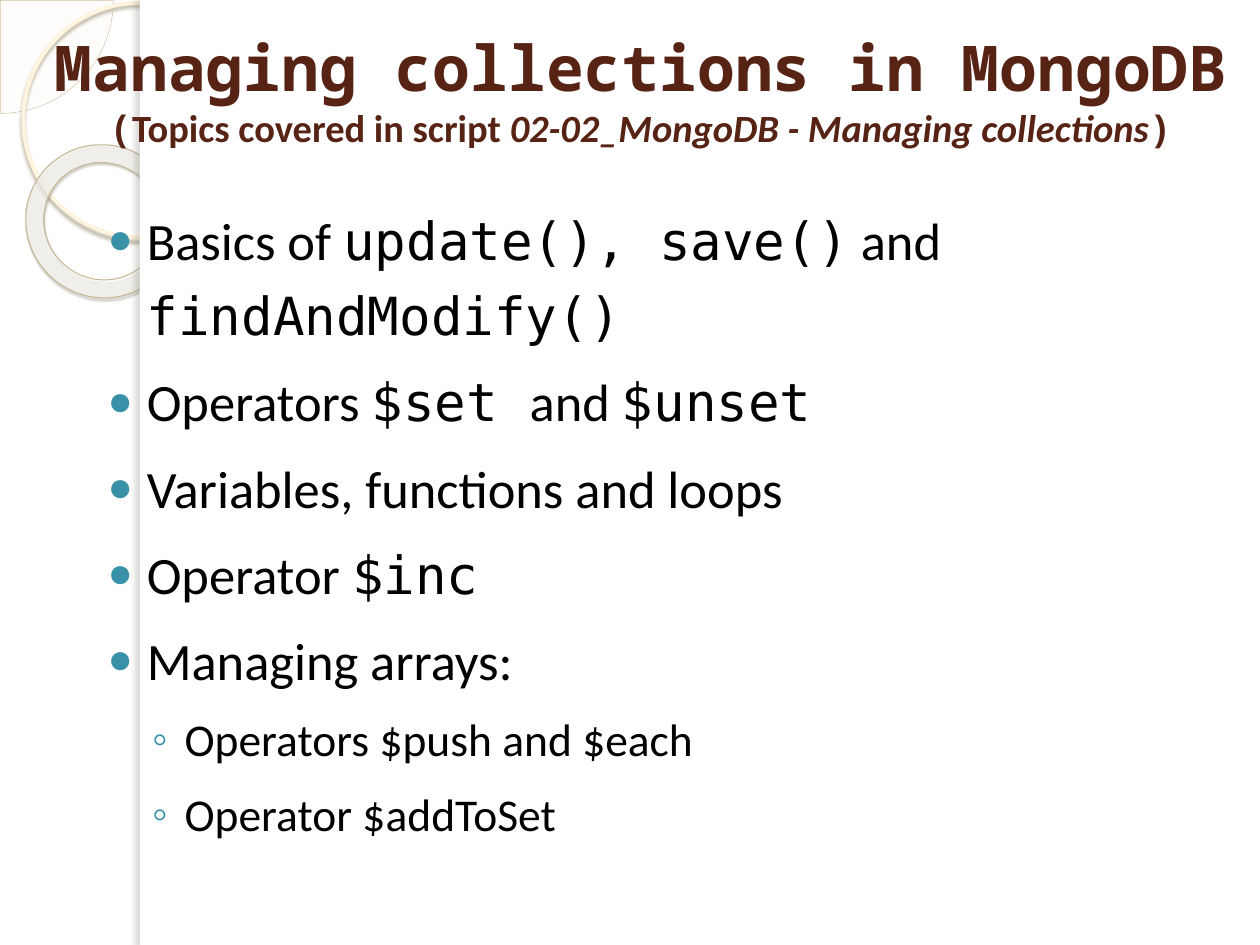
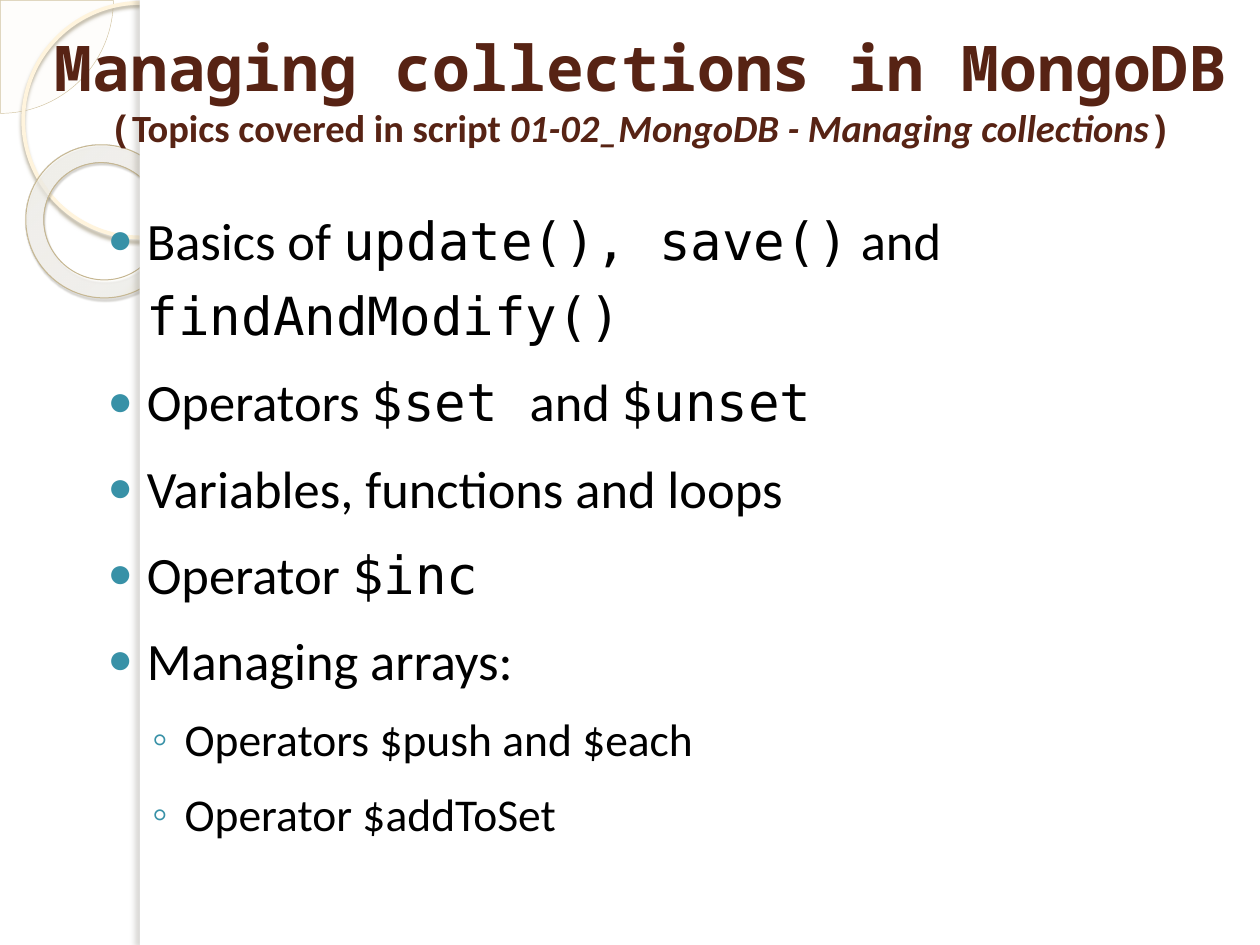
Before and after one commit to marinfotache/Polyglot-Persistence-and-Big-Data, a slide deck: slide 15 of 01 Document Databases. MongoDB/01 Document_DB__MongoDB.pptx. Drawn at 1260x945 pixels with LibreOffice and Linux fonts; fonts in the diff are those of the drawing; background and template pictures are left out. Boxes give left, top, right and bottom in pixels: in the first picture for what was removed or moved away, otherwise in the second. Text is boxed around its words. In the diff, an @@ line names an element or a change of style, - is before the commit and + after.

```diff
--- a/01 Document Databases. MongoDB/01 Document_DB__MongoDB.pptx
+++ b/01 Document Databases. MongoDB/01 Document_DB__MongoDB.pptx
@@ title at (55,32,1227,152): text changed @@
-Managing collections in MongoDB
-(Topics covered in script 02-02_MongoDB - Managing collections)
+Managing collections in MongoDB
+(Topics covered in script 01-02_MongoDB - Managing collections)
```
Also in this commit, not shown: 6 other slides changed, 1 slide added, 2 other files.
